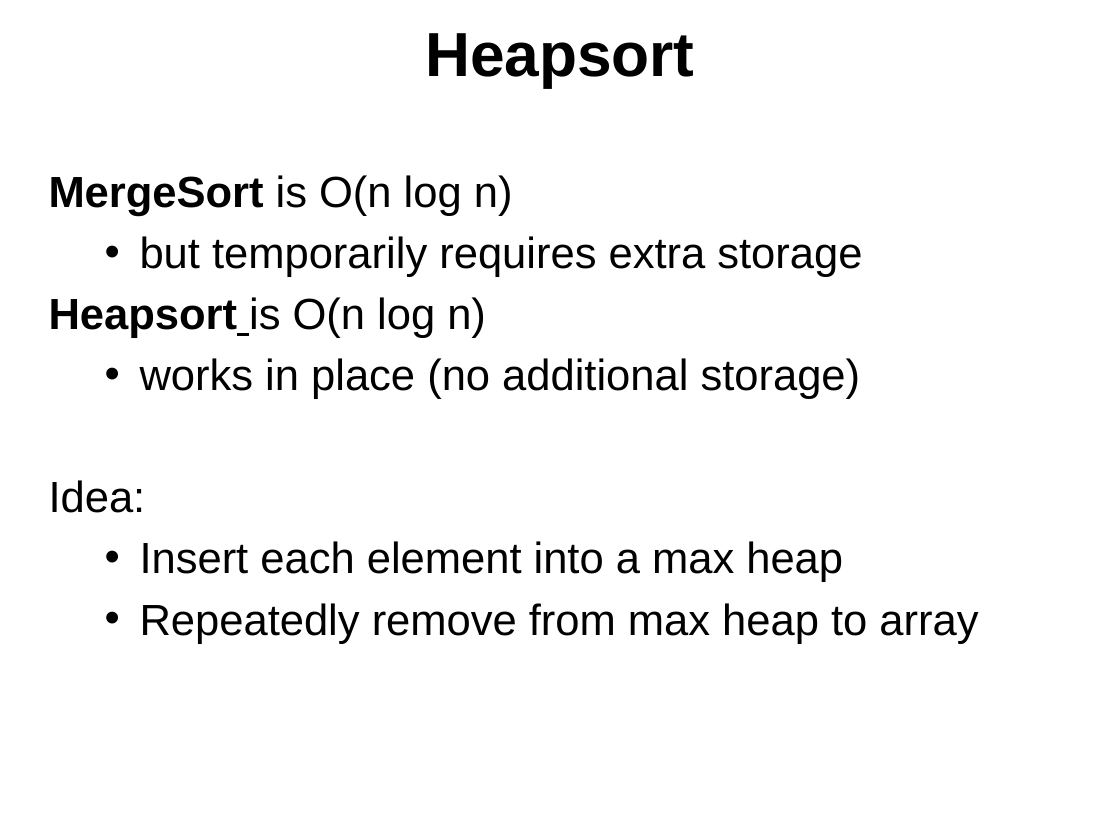
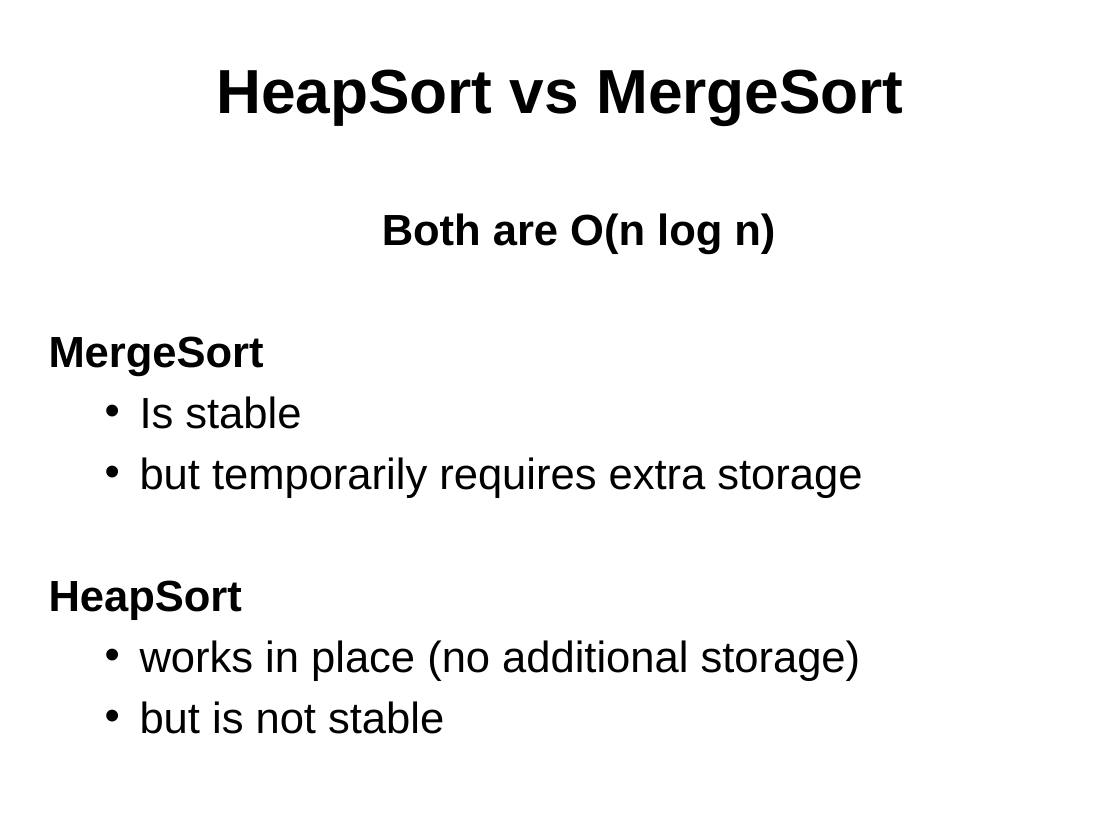
Before and after one commit to Cy-FairCS/cs3, a slide deck: slide 13 of u08c_heaps/notes/_b.heapSort.pptx (slide 2 before the commit). Drawn at 1120x840 pixels with LibreOffice and Linux fonts; fonts in the diff are those of the drawing. Boxes give left, top, right and bottom in pixels: in the first picture for what was removed or moved away, otherwise in the second. Text is boxed around its words. In the diff, an @@ line names an element or a change of style, - is before the commit and + after.

```diff
--- a/u08c_heaps/notes/_b.heapSort.pptx
+++ b/u08c_heaps/notes/_b.heapSort.pptx
@@ title at bbox=[216, 69, 903, 124]: text changed @@
-Heapsort
+HeapSort vs MergeSort
@@ text "Both are O(n log n)": place and size @@
-text "Both are O(n log n)" at bbox=[49, 175, 978, 644]
+text "Both are O(n log n)" at bbox=[49, 213, 862, 734]
@@ text at bbox=[49, 213, 775, 429]: text changed; bold on @@
-MergeSort is O(n log n)
+Both are O(n log n)
+MergeSort
+  • Is stable
@@ text at bbox=[49, 580, 242, 620]: text changed; bold on @@
-Heapsort is O(n log n)
+HeapSort
@@ text at bbox=[140, 701, 444, 734]: text changed @@
-Idea:
-  • Insert each element into a max heap
-  • Repeatedly remove from max heap to array
+  • but is not stable
```
Also in this commit, not shown: 1 other slide changed, 11 slides added, 25 slides removed, 2 other files.
